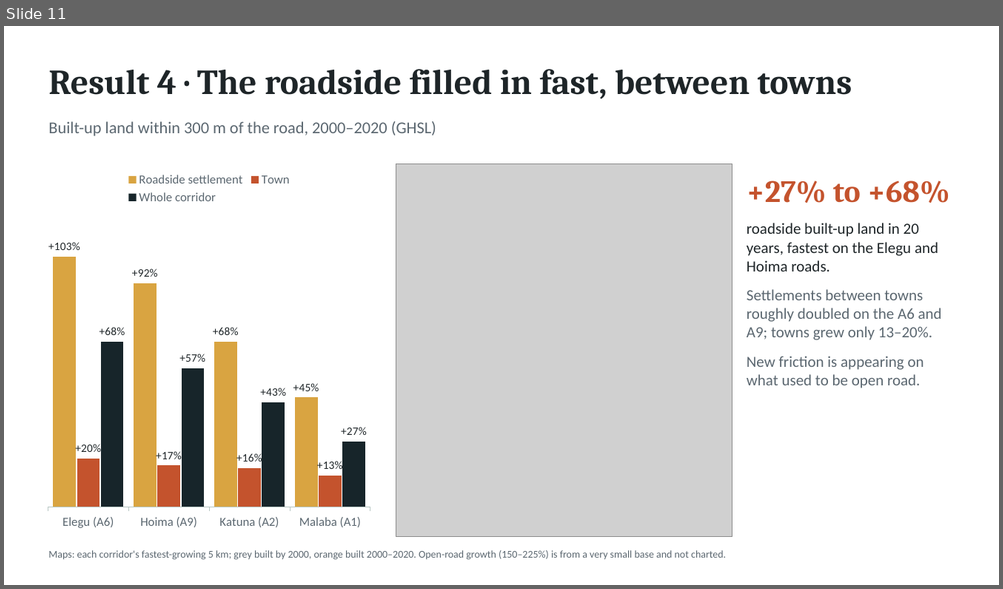
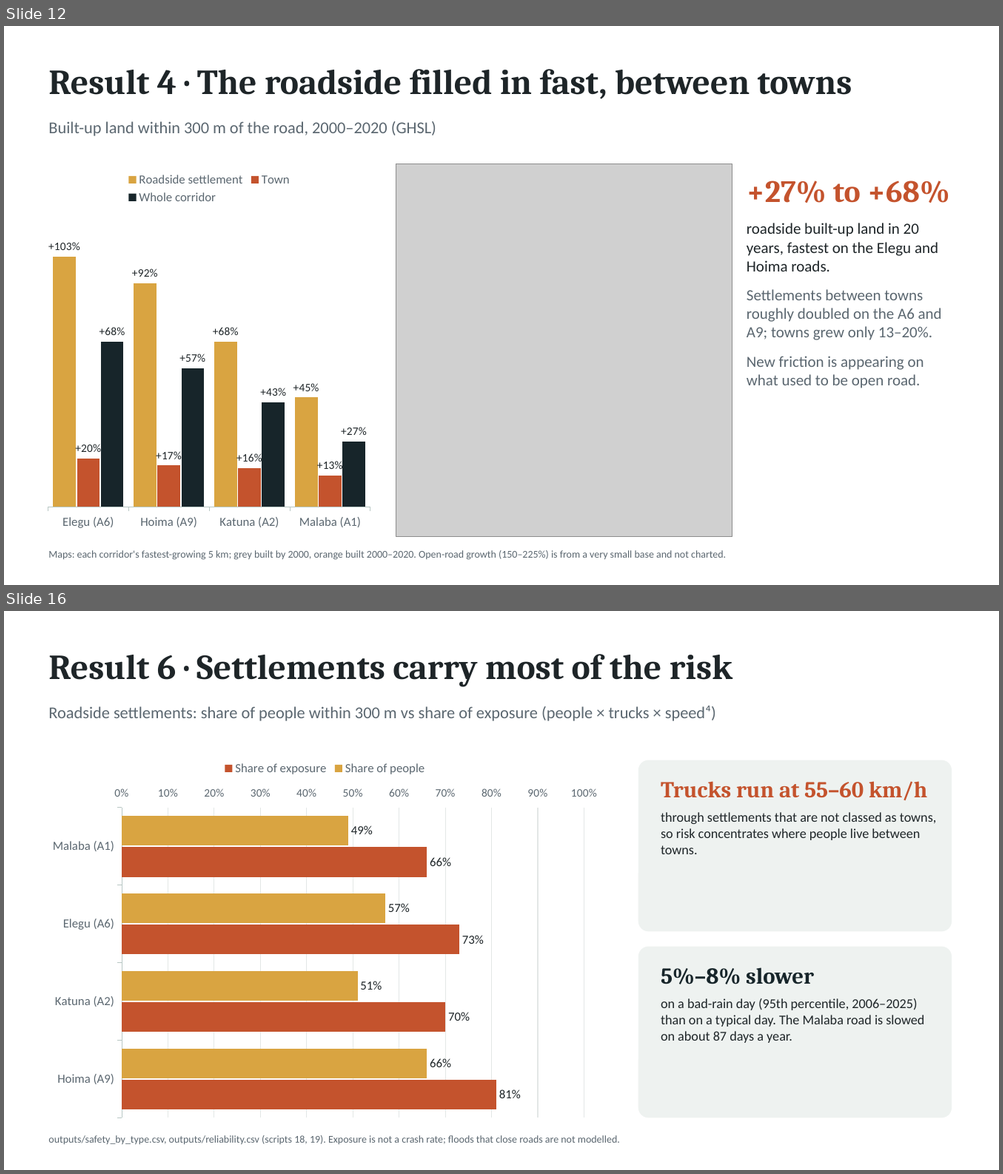
Before and after one commit to gavacharles/uganda-trade-corridors, a slide deck: presentation/highways_high_streets.pptx. Shown one above the other, each under a label of ours: slide 11 before the commit, slides 12 and 16 after it; the slides between them are not shown. The pictures are 1003x589 and 1003x1174 pixels, drawn with LibreOffice and Linux fonts; fonts in the diff are those of the drawing; grey boxes stand for pictures. Boxes give left, top, right and bottom in pixels: in the first picture for what was removed or moved away, otherwise in the second. Text is boxed around its words. In the diff, an @@ line names an element or a change of style, - is before the commit and + after.

```diff
--- a/presentation/highways_high_streets.pptx
+++ b/presentation/highways_high_streets.pptx
@@ slide 16 added at [4, 611, 999, 1170], background #FFFFFF @@
@@ text added at [48, 654, 732, 687], 34 pt, text #1E2528, bold @@
+Result 6 · Settlements carry most of the risk
@@ text added at [48, 706, 716, 721], 16 pt, text #5B6770 @@
+Roadside settlements: share of people within 300 m vs share of exposure (people × trucks × speed⁴)
@@ bar chart added at [41, 753, 609, 1126] @@
+categories: Malaba (A1), Elegu (A6), Katuna (A2), Hoima (A9)
+Share of people: 0.49, 0.57, 0.51, 0.66
+Share of exposure: 0.66, 0.73, 0.7, 0.81
@@ rounded rectangle added at [638, 760, 951, 932], fill #EEF2F0 @@
@@ text added at [660, 781, 936, 854], 13 pt, text #1E2528 @@
+Trucks run at 55–60 km/h
+through settlements that are not classed as towns, so risk concentrates where people live between towns.
@@ rounded rectangle added at [638, 947, 951, 1119], fill #EEF2F0 @@
@@ text added at [660, 968, 924, 1043], 13 pt, text #1E2528 @@
+5%–8% slower
+on a bad-rain day (95th percentile, 2006–2025) than on a typical day. The Malaba road is slowed on about 87 days a year.
@@ text added at [48, 1136, 620, 1145], 10 pt, text #5B6770 @@
+outputs/safety_by_type.csv, outputs/reliability.csv (scripts 18, 19). Exposure is not a crash rate; floods that close roads are not modelled.
@@ what was slide 11 is now slide 12 @@
```
Also in this commit, not shown: 3 slides changed, 5 other slides added, 20 other files.
